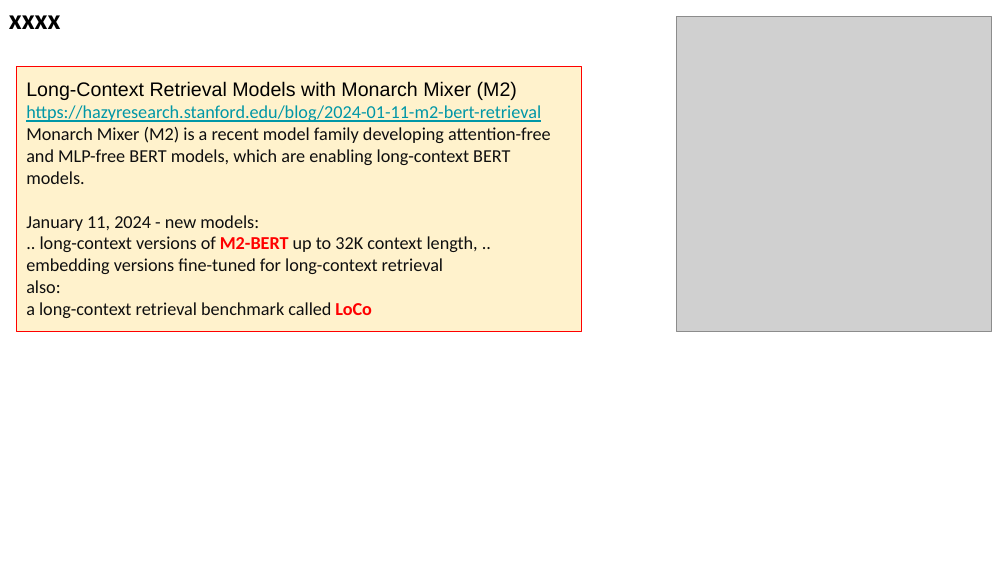
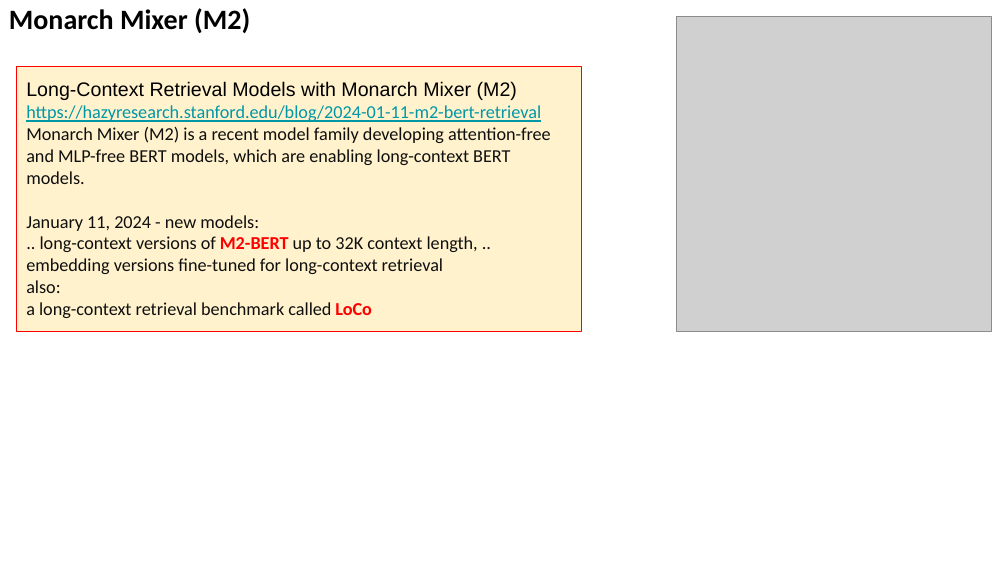
Before and after one commit to lselector/seminar, a slide deck: slide 25 of 2024/2024-01-12-AI-Updates.pptx. Drawn at 1008x567 pixels with LibreOffice and Linux fonts; fonts in the diff are those of the drawing; grey boxes stand for pictures. Boxes give left, top, right and bottom in pixels: in the first picture for what was removed or moved away, otherwise in the second. Text is boxed around its words. In the diff, an @@ line names an element or a change of style, - is before the commit and + after.

```diff
--- a/2024/2024-01-12-AI-Updates.pptx
+++ b/2024/2024-01-12-AI-Updates.pptx
@@ text at [9,8,250,33]: text changed @@
-xxxx
+Monarch Mixer (M2)
```
Also in this commit, not shown: 5 other slides changed, 1 slide removed.
